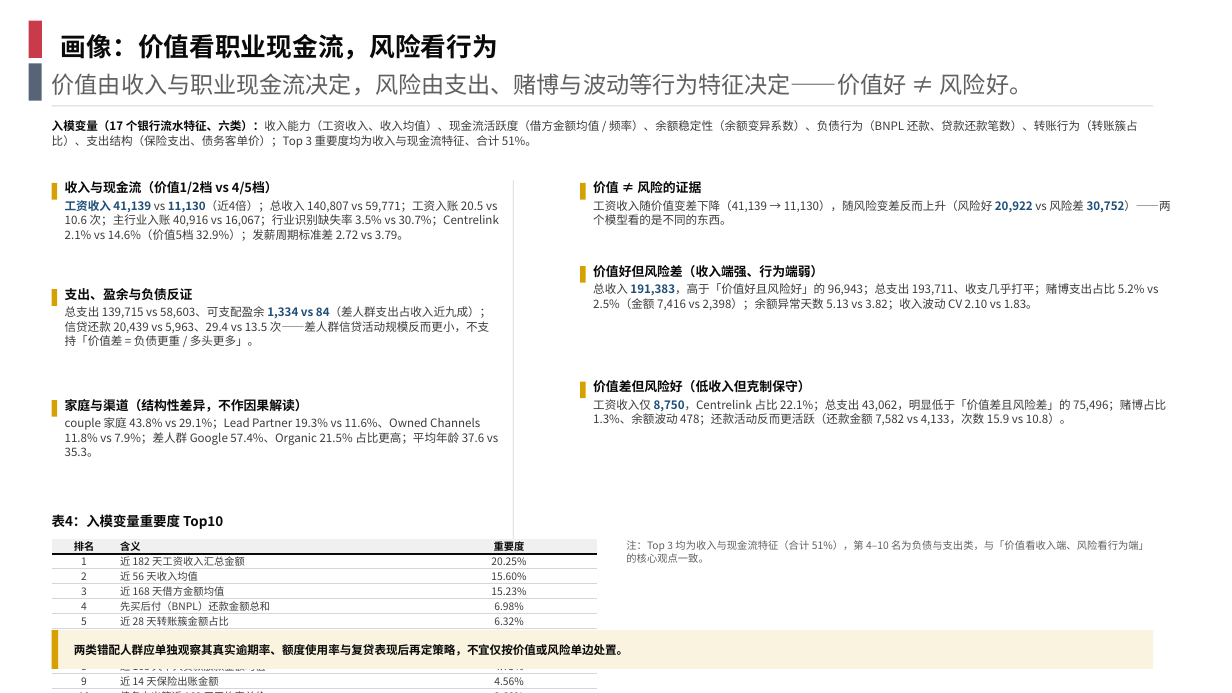
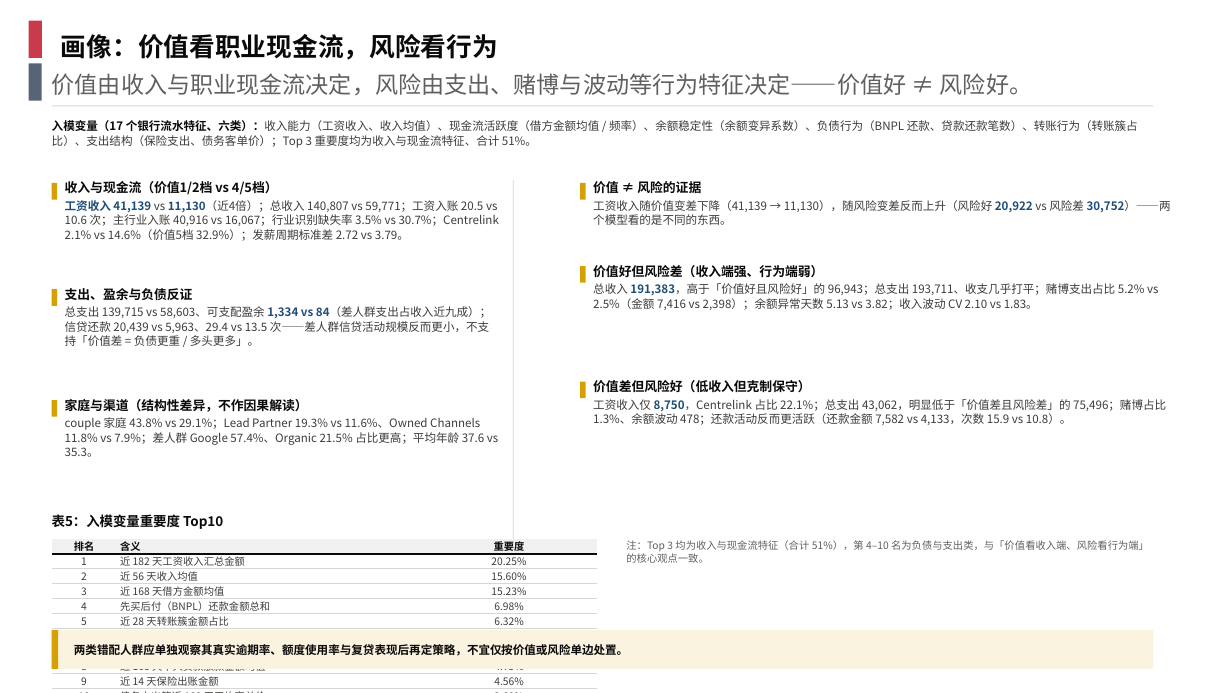
Before and after one commit to EliamZhang/Modek-MBR-September, a slide deck: slide 5 of Model MBR August.pptx. Drawn at 1232x693 pixels with LibreOffice and Linux fonts; fonts in the diff are those of the drawing; background and template pictures are left out. Boxes give left, top, right and bottom in pixels: in the first picture for what was removed or moved away, otherwise in the second. Text is boxed around its words. In the diff, an @@ line names an element or a change of style, - is before the commit and + after.

```diff
--- a/Model MBR August.pptx
+++ b/Model MBR August.pptx
@@ text at (52, 514, 223, 529): text changed @@
-表4：入模变量重要度 Top10
+表5：入模变量重要度 Top10
```
Also in this commit, not shown: 2 other slides changed, 4 other files.
